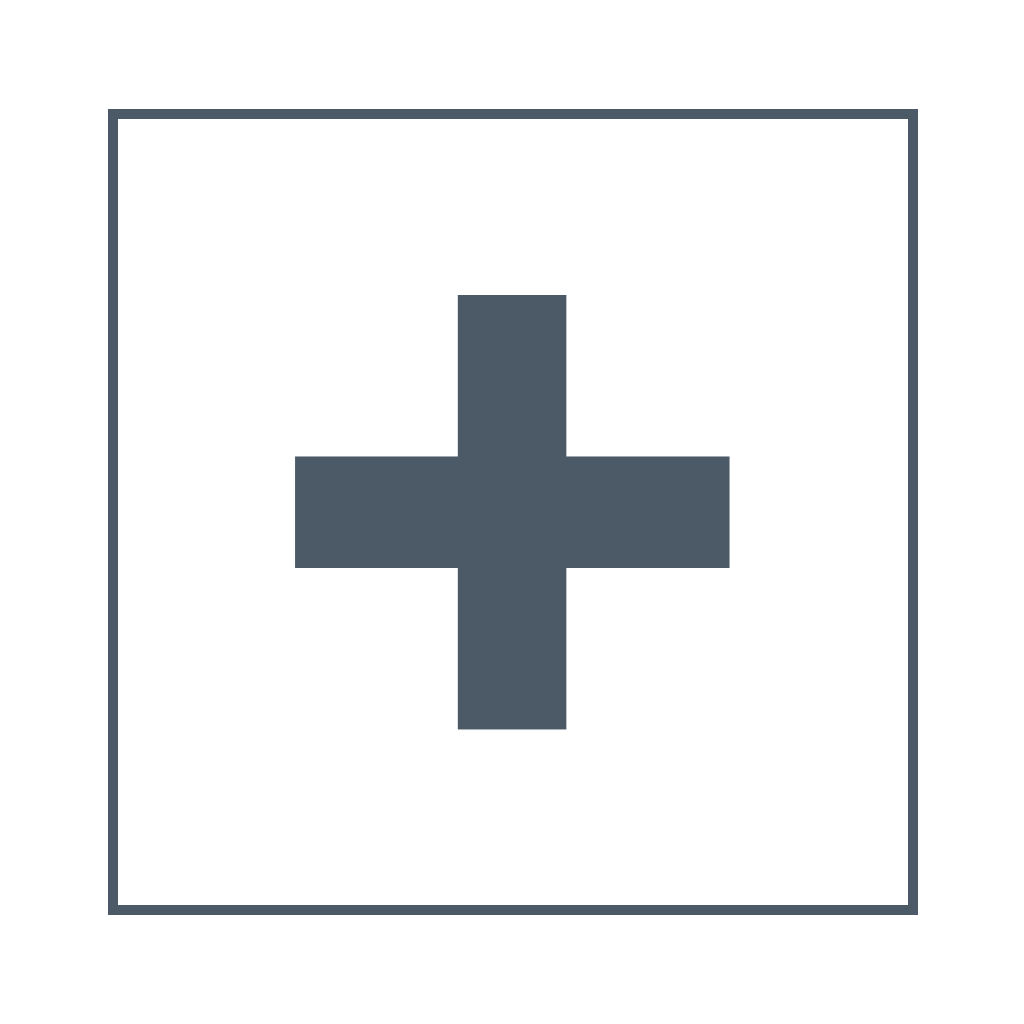
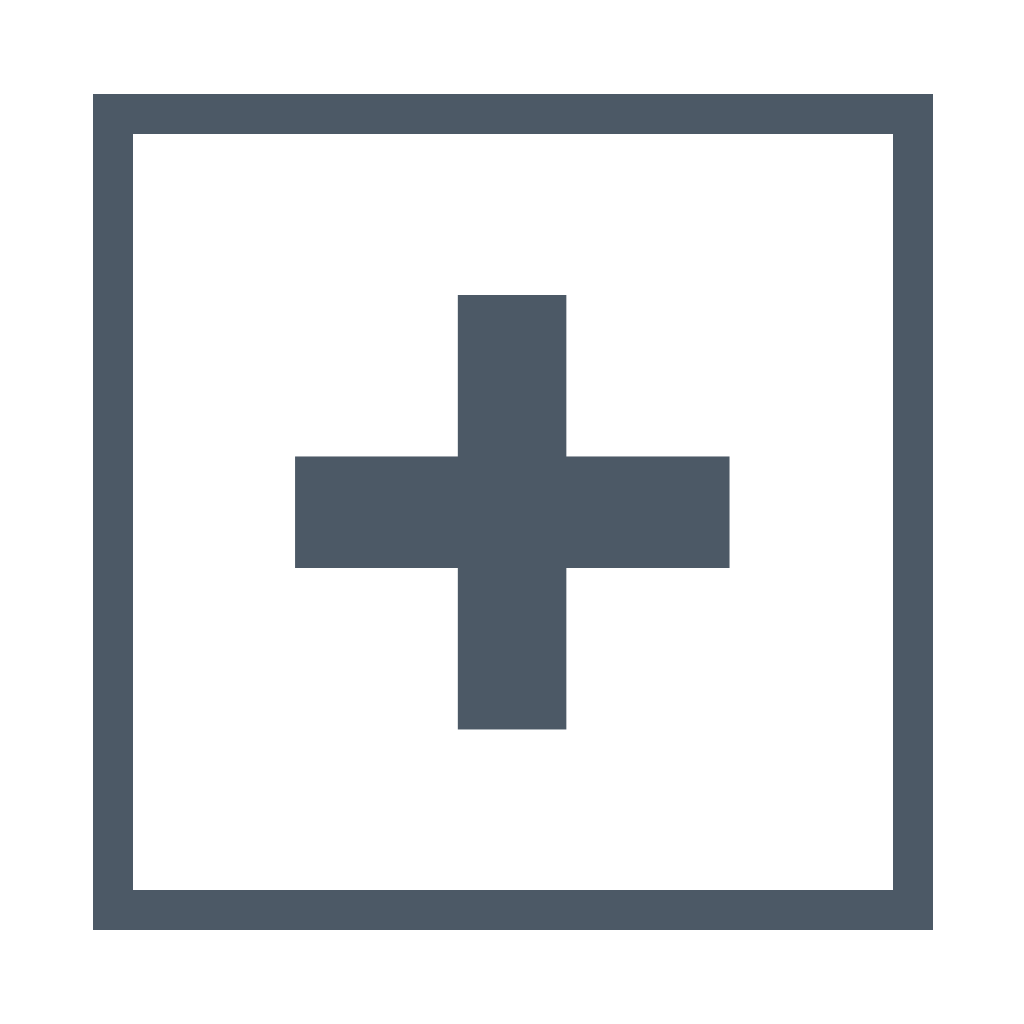
Layers edited between the first and the second 1024×1024 image:
painted on "Background" over [118, 119, 908, 905]
